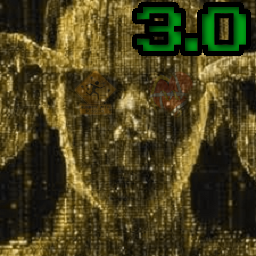
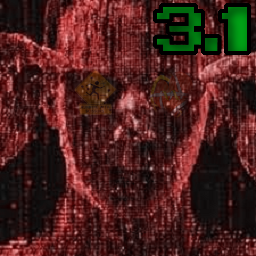
Before/after of a 256×256 layered artwork. What changed in the layer stack:
added group "3.1" with 4 layers above "3.0 #2" over [153, 3, 251, 56]
added layer "Layer #1" in group "3.1" over [153, 3, 251, 55]
added layer "Drop Shadow #1" in group "3.1" over [157, 7, 247, 51]
added layer "3.1 #1" in group "3.1" over [157, 7, 247, 51]
added layer "Layer #2" in group "3.1" over [153, 5, 250, 56]
renamed "Layer Group" to "3.0 #2", hid the group it (3 layers) over [132, 2, 251, 56]
painted on "icon.png" over [0, 0, 256, 256]
